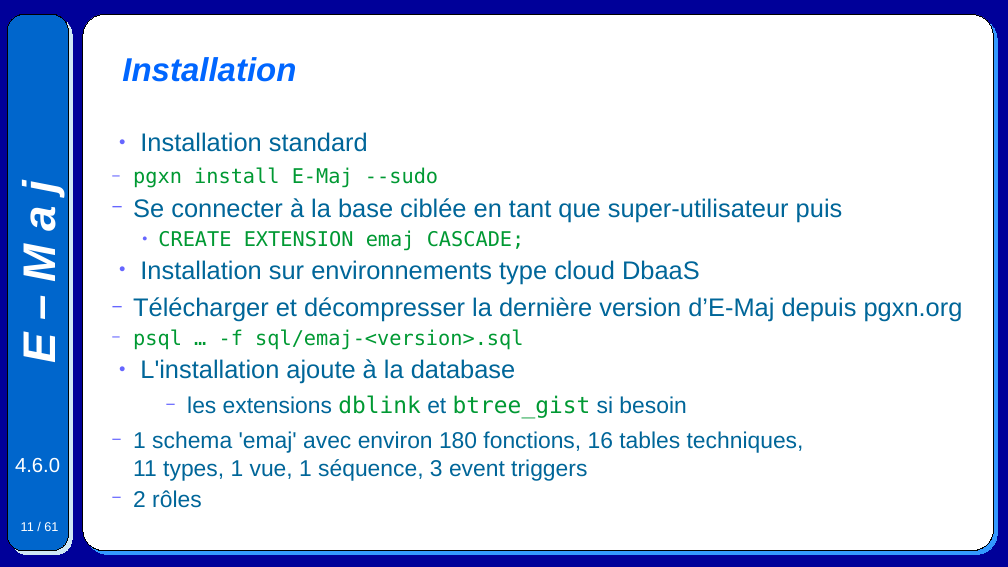
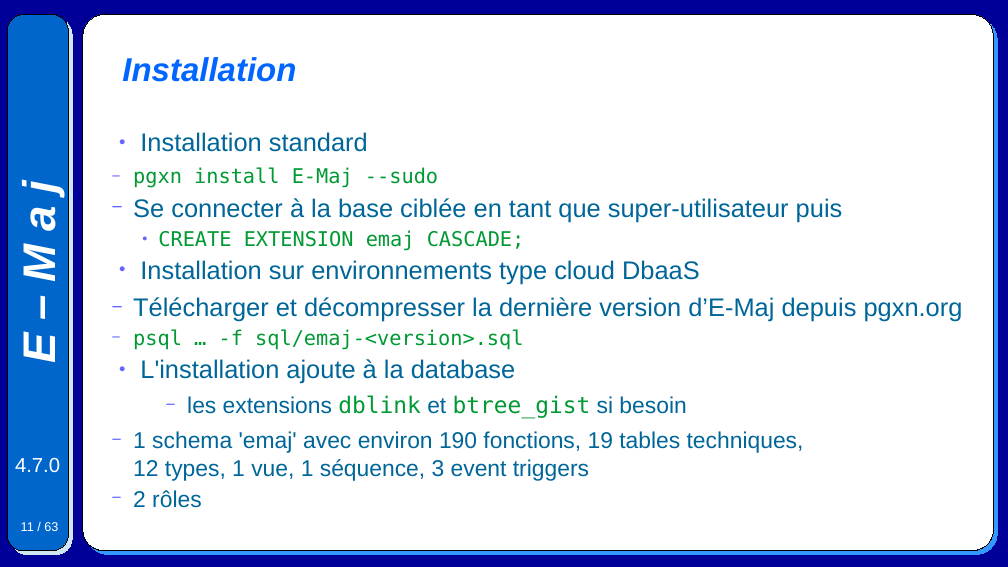
Before and after one commit to beaud76/emaj_doc, a slide deck: slide 11 of Emaj.devel_pres_fr.odp. Drawn at 1008x567 pixels with LibreOffice and Linux fonts; fonts in the diff are those of the drawing. Boxes give left, top, right and bottom in pixels: in the first picture for what was removed or moved away, otherwise in the second. Text is boxed around its words. In the diff, an @@ line names an element or a change of style, - is before the commit and + after.

```diff
--- a/Emaj.devel_pres_fr.odp
+++ b/Emaj.devel_pres_fr.odp
@@ text at bbox=[133, 431, 804, 481]: text changed @@
-  − 1 schema 'emaj' avec environ 180 fonctions, 16 tables techniques,
-    11 types, 1 vue, 1 séquence, 3 event triggers
+  − 1 schema 'emaj' avec environ 190 fonctions, 19 tables techniques,
+    12 types, 1 vue, 1 séquence, 3 event triggers
@@ text at bbox=[15, 458, 60, 473]: text changed @@
-4.6.0
+4.7.0
@@ page number at bbox=[21, 522, 58, 531]: text changed @@
-11 / 61
+11 / 63
```
Also in this commit, not shown: 59 other slides changed, 2 slides added, 24 other files.
